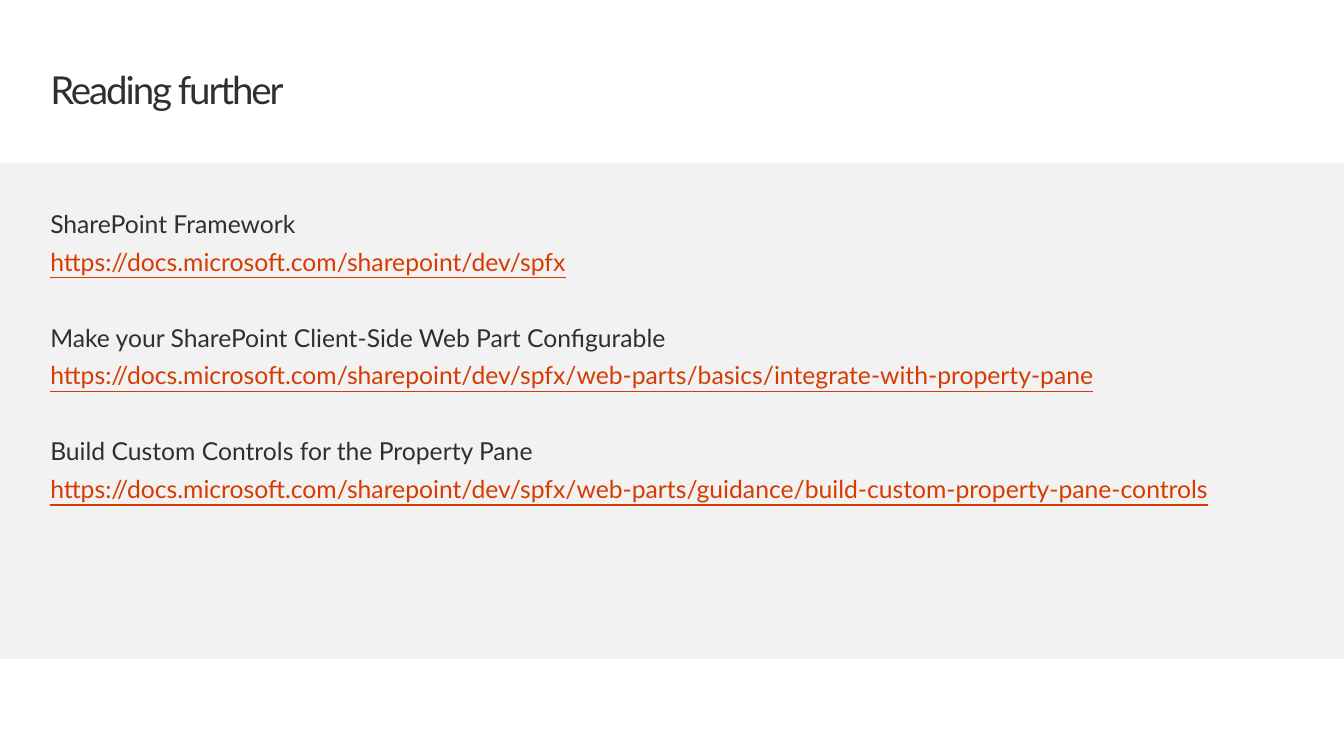
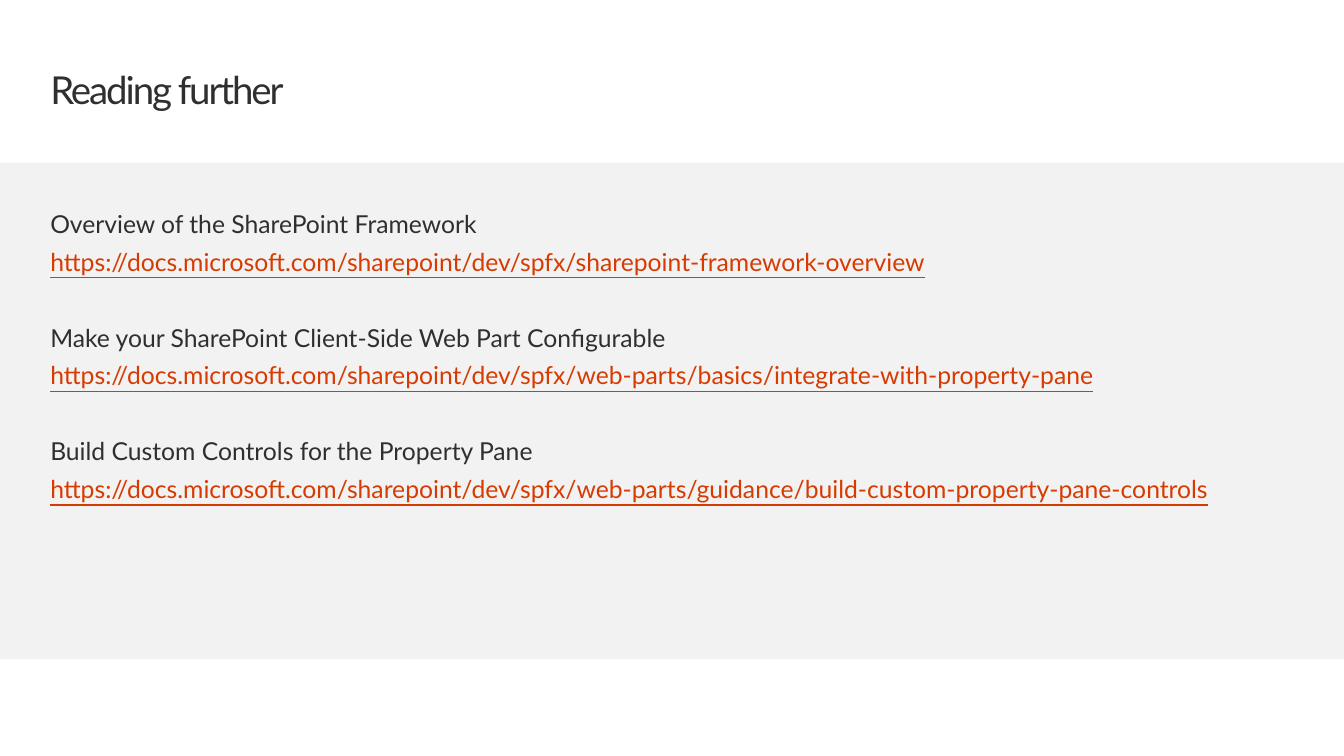
Before and after one commit to SharePoint/sp-dev-training-spfx-webpart-proppane, a slide deck: slide 9 of 02 customprops.pptx. Drawn at 1344x756 pixels with LibreOffice and Linux fonts; fonts in the diff are those of the drawing; background and template pictures are left out. Boxes give left, top, right and bottom in pixels: in the first picture for what was removed or moved away, otherwise in the second. Text is boxed around its words. In the diff, an @@ line names an element or a change of style, - is before the commit and + after.

```diff
--- a/02 customprops.pptx
+++ b/02 customprops.pptx
@@ text at (50,215,924,276): text changed @@
-SharePoint Framework
-https://docs.microsoft.com/sharepoint/dev/spfx
+Overview of the SharePoint Framework
+https://docs.microsoft.com/sharepoint/dev/spfx/sharepoint-framework-overview
```
Also in this commit, not shown: 1 other slide changed.
